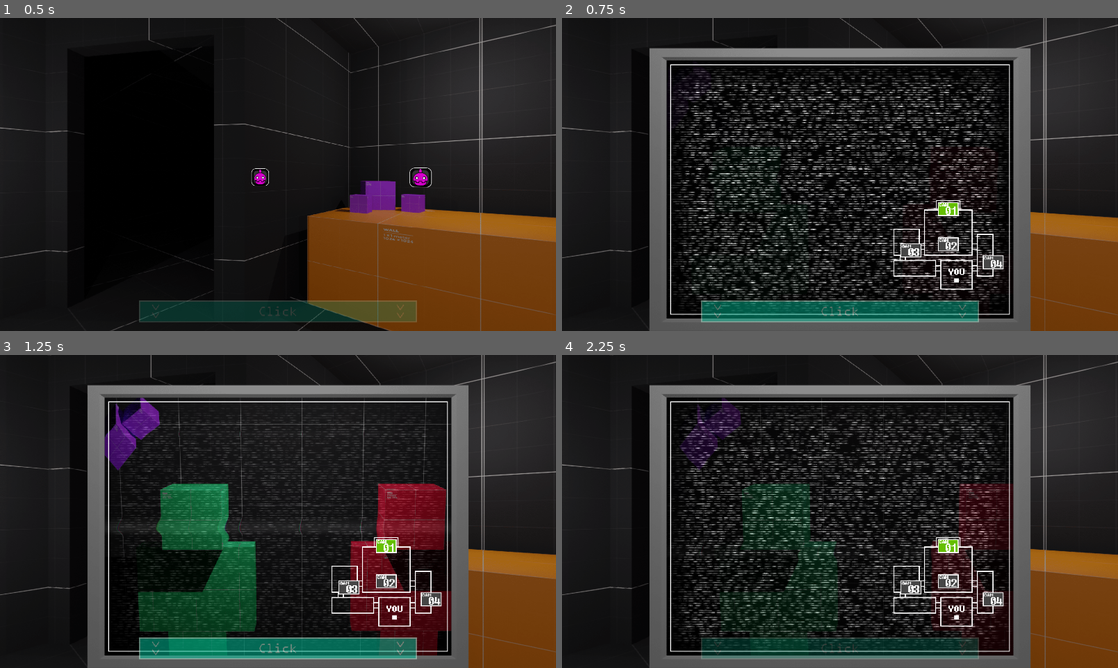
Above: before the commit, frames 1-4 (two rows, left to right).
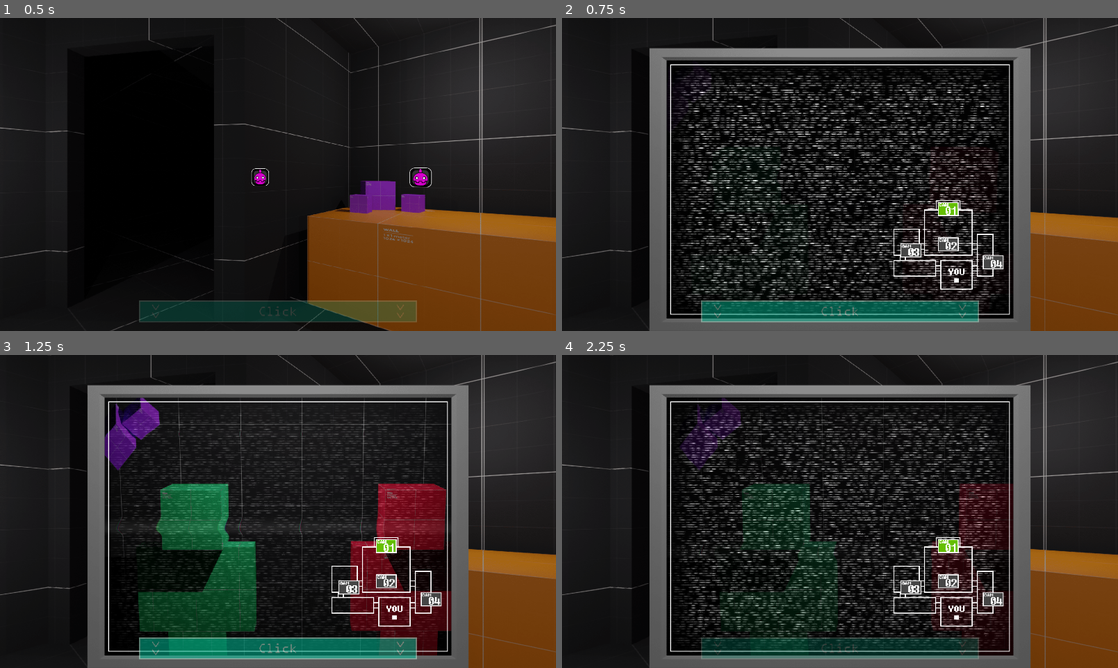
Above: after the commit, the same moments.

Repository: Oplexitie/Cupcakes-Framework
Game: Godot game, scene res://Scenes/Nights/nights.tscn
Same seed, same stepped clock (60 frames per second), same inputs: the game is played once before the commit and once after it.
Inputs (mouse positions are in pixels of both pictures, inside the frame that each line leads up to):
- Up to frame 1 (0.5 s): no input
- Up to frame 2 (0.75 s): click (840, 315) at 0.5 s
- Up to frame 3 (1.25 s): no input
- Up to frame 4 (2.25 s): click (945, 580) at 1.25 s; click (945, 545) at 2 s

Frame 1 is identical in both runs. In frame 2, 14% of the frame differs, in the area x 19-81%, y 15-95%; in frame 3, 2.7%; in frame 4, 12%.

Commit message:
refactoring of ai and camera

Diff:
--- a/AnimationTree/animtree_camera.tres
+++ b/AnimationTree/animtree_camera.tres
@@ -26,12 +26,12 @@
 start_node = "static_boot"
 
 [resource]
-graph_offset = Vector2( -294.25, -22.2872 )
+graph_offset = Vector2( -256.941, -66.2181 )
 nodes/Add2/node = SubResource( 17 )
 nodes/Add2/position = Vector2( 480, 80 )
 nodes/CameraScroll/node = SubResource( 11 )
 nodes/CameraScroll/position = Vector2( 260, 180 )
 nodes/StaticState/node = SubResource( 16 )
-nodes/StaticState/position = Vector2( 260, -60 )
+nodes/StaticState/position = Vector2( 260, 40 )
 nodes/output/position = Vector2( 680, 80 )
-node_connections = [ "Add2", 0, "StaticState", "Add2", 1, "CameraScroll", "output", 0, "Add2" ]
+node_connections = [ "output", 0, "Add2", "Add2", 0, "StaticState", "Add2", 1, "CameraScroll" ]
--- a/Scenes/Nights/nights.tscn
+++ b/Scenes/Nights/nights.tscn
@@ -1,11 +1,10 @@
-[gd_scene load_steps=53 format=2]
-
-[ext_resource path="res://Scripts/Nights/Camera/cam_updater.gd" type="Script" id=1]
-[ext_resource path="res://Scripts/Nights/chara_ai.gd" type="Script" id=2]
+[gd_scene load_steps=54 format=2]
+
+[ext_resource path="res://Scripts/Nights/AI/ai_manager.gd" type="Script" id=2]
 [ext_resource path="res://Scripts/Nights/Office/off_manager.gd" type="Script" id=3]
 [ext_resource path="res://Scripts/Nights/Office/off_scrolling.gd" type="Script" id=4]
 [ext_resource path="res://Scripts/Nights/tablet_manager.gd" type="Script" id=5]
-[ext_resource path="res://Scripts/Nights/Camera/cam_manager.gd" type="Script" id=6]
+[ext_resource path="res://Scripts/Nights/Camera/Setups/default_setup.gd" type="Script" id=6]
 [ext_resource path="res://Shaders/equirectangular_perspective.gdshader" type="Shader" id=7]
 [ext_resource path="res://Shaders/crt_wave.gdshader" type="Shader" id=8]
 [ext_resource path="res://AnimationTree/animtree_camera.tres" type="AnimationNodeBlendTree" id=9]
@@ -20,6 +19,8 @@
 [ext_resource path="res://Graphics/HUD/cam_buttons.png" type="Texture" id=18]
 [ext_resource path="res://Graphics/HUD/cam_bmap.png" type="Texture" id=19]
 [ext_resource path="res://Graphics/CamRooms/room1.png" type="Texture" id=20]
+[ext_resource path="res://Scripts/Nights/AI/Characters/red_ai.gd" type="Script" id=21]
+[ext_resource path="res://Scripts/Nights/AI/Characters/green_ai.gd" type="Script" id=22]
 
 [sub_resource type="RectangleShape2D" id=46]
 extents = Vector2( 380, 380 )
@@ -346,12 +347,12 @@
 [node name="CameraElements" type="Node2D" parent="."]
 visible = false
 script = ExtResource( 6 )
+rooms = [ [ 1, 1 ], [ 0, 0 ], [ 0, 0 ], [ 0, 0 ] ]
 
 [node name="CamRooms" type="Node2D" parent="CameraElements"]
 position = Vector2( -320, 0 )
 scale = Vector2( 1.5, 1.5 )
 z_index = 15
-script = ExtResource( 1 )
 
 [node name="room1" type="Sprite" parent="CameraElements/CamRooms"]
 position = Vector2( 454.333, 98.333 )
@@ -359,7 +360,7 @@
 centered = false
 vframes = 4
 region_enabled = true
-region_rect = Rect2( 0, 0, 1280, 2880 )
+region_rect = Rect2( 40.3283, 0, 798, 2372 )
 
 [node name="room2" type="Sprite" parent="CameraElements/CamRooms"]
 visible = false
@@ -368,7 +369,7 @@
 centered = false
 vframes = 4
 region_enabled = true
-region_rect = Rect2( 56.2885, 0, 798, 2372 )
+region_rect = Rect2( 93.6717, 0, 798, 2372 )
 
 [node name="room3" type="Sprite" parent="CameraElements/CamRooms"]
 visible = false
@@ -377,7 +378,7 @@
 centered = false
 vframes = 2
 region_enabled = true
-region_rect = Rect2( 268, 0, 798, 1186 )
+region_rect = Rect2( 84.9949, 0, 798, 1186 )
 
 [node name="room4" type="Sprite" parent="CameraElements/CamRooms"]
 visible = false
@@ -386,7 +387,7 @@
 centered = false
 vframes = 2
 region_enabled = true
-region_rect = Rect2( 122.378, 0, 798, 1186 )
+region_rect = Rect2( 263.662, 0, 798, 1186 )
 
 [node name="CamButtons" type="Node2D" parent="CameraElements"]
 z_index = 19
@@ -444,10 +445,10 @@
 mouse_filter = 2
 
 [node name="Static" type="AnimatedSprite" parent="CameraElements/CamHUD"]
-modulate = Color( 1, 1, 1, 0.235294 )
+modulate = Color( 1, 1, 1, 0.29285 )
 position = Vector2( 361, 147.1 )
 frames = SubResource( 3 )
-frame = 3
+frame = 2
 speed_scale = 5.0
 playing = true
 centered = false
@@ -479,13 +480,21 @@
 [node name="CharacterAI" type="Node2D" parent="."]
 visible = false
 script = ExtResource( 2 )
-cam_feed_path = NodePath("../CameraElements/CamRooms")
-
-[node name="RedTimer" type="Timer" parent="CharacterAI"]
+red_level = 20
+green_level = 20
+
+[node name="Red" type="Node2D" parent="CharacterAI"]
+script = ExtResource( 21 )
+
+[node name="RedTimer" type="Timer" parent="CharacterAI/Red"]
 wait_time = 4.97
 autostart = true
 
-[node name="GreenTimer" type="Timer" parent="CharacterAI"]
+[node name="Green" type="Node2D" parent="CharacterAI"]
+script = ExtResource( 22 )
+character = 1
+
+[node name="GreenTimer" type="Timer" parent="CharacterAI/Green"]
 wait_time = 3.02
 autostart = true
 
@@ -506,5 +515,5 @@
 [connection signal="pressed" from="CameraElements/CamButtons/room2" to="CameraElements" method="_on_click_cam" binds= [ 1 ]]
 [connection signal="pressed" from="CameraElements/CamButtons/room3" to="CameraElements" method="_on_click_cam" binds= [ 2 ]]
 [connection signal="pressed" from="CameraElements/CamButtons/room4" to="CameraElements" method="_on_click_cam" binds= [ 3 ]]
-[connection signal="timeout" from="CharacterAI/RedTimer" to="CharacterAI" method="_char_timer_timeout" binds= [ 0 ]]
-[connection signal="timeout" from="CharacterAI/GreenTimer" to="CharacterAI" method="_char_timer_timeout" binds= [ 1 ]]
+[connection signal="timeout" from="CharacterAI/Red/RedTimer" to="CharacterAI/Red" method="_char_timer_timeout"]
+[connection signal="timeout" from="CharacterAI/Green/GreenTimer" to="CharacterAI/Green" method="_char_timer_timeout"]
--- /dev/null
+++ b/Scripts/Nights/AI/Characters/green_ai.gd
@@ -0,0 +1,16 @@
+extends AI
+
+func move_options():
+	match char_pos:
+		0:
+			move(3,0)
+		1:
+			move(0,1)
+		2:
+			move(1,3)
+		3:
+			char_pos = 0
+			move_options()
+
+func _char_timer_timeout():
+	move_check()
--- /dev/null
+++ b/Scripts/Nights/AI/Characters/red_ai.gd
@@ -0,0 +1,16 @@
+extends AI
+
+func move_options():
+	match char_pos:
+		0:
+			move(2,0)
+		1:
+			move(0,1)
+		2:
+			move(1,2)
+		3:
+			char_pos = 0
+			move_options()
+
+func _char_timer_timeout():
+	move_check()
--- /dev/null
+++ b/Scripts/Nights/AI/ai.gd
@@ -0,0 +1,45 @@
+extends Node2D
+class_name AI
+
+export(int, "Red", "Green") var character: int
+
+var char_level: int
+var char_pos: int
+var empty_room: Array
+
+onready var camera = get_node("/root/Nights/CameraElements")
+
+func _ready():
+	# Sets up stuff for _is_room_populated()
+	var room_sizes: int = camera.rooms[0].size()
+	empty_room.resize(room_sizes)
+
+func has_passed_check() -> bool:
+	return true if char_level >= randi()%20+1 else false
+
+func _is_room_populated(room: int) -> bool:
+	return false if camera.rooms[room] == empty_room else true
+
+func move_check():
+	# Handles whether character moves or not (depending on char_level)
+	if has_passed_check():
+		char_pos +=1
+		move_options()
+
+func move_options():
+	pass
+
+func move(from_room: int, to_room: int, check_next_room: bool = false, newstate: int = 1):
+	# (1) This function handles character movement from one room to another or character state
+	# changes in a room (handled by newstate).
+	# (2) You can also have the character check the room it's going to, to see if it's empty, this
+	# will determine whether the character enters the room (when false) or not (when true).
+	if check_next_room:
+		if _is_room_populated(to_room):
+			char_pos -= 1
+			return
+
+	camera.rooms[from_room][character] = 0
+	camera.rooms[to_room][character] = newstate
+
+	camera.update_rooms([from_room,to_room])
--- /dev/null
+++ b/Scripts/Nights/AI/ai_manager.gd
@@ -0,0 +1,9 @@
+extends Node2D
+
+export(int, 0, 20) var red_level: int
+export(int, 0, 20) var green_level: int
+
+func _ready():
+	randomize()
+	$Red.char_level = red_level
+	$Green.char_level = green_level
--- /dev/null
+++ b/Scripts/Nights/Camera/Setups/default_setup.gd
@@ -0,0 +1,44 @@
+extends GameCamera
+
+func update_rooms(rooms_to_update: Array):
+	# This handles the camera feeds based on the character positions
+	for i in rooms_to_update:
+		match i:
+			0:
+				match rooms[0]:
+					[0,0]:
+						all_feeds[0].frame = 3
+					[1,0]:
+						all_feeds[0].frame = 2
+					[0,1]:
+						all_feeds[0].frame = 1
+					[1,1]:
+						all_feeds[0].frame = 0
+			1:
+				match rooms[1]:
+					[0,0]:
+						all_feeds[1].frame = 3
+					[1,0]:
+						all_feeds[1].frame = 2
+					[0,1]:
+						all_feeds[1].frame = 1
+					[1,1]:
+						all_feeds[1].frame = 0
+			2:
+				match rooms[2]:
+					[0,0]:
+						all_feeds[2].frame = 1
+					[1,0]:
+						all_feeds[2].frame = 0
+			3:
+				match rooms[3]:
+					[0,0]:
+						all_feeds[3].frame = 1
+					[0,1]:
+						all_feeds[3].frame = 0
+
+		if current_feed == i:
+			play_static()
+
+func _on_click_cam(clicked_cam: int):
+	switch_feed(clicked_cam)
--- a/Scripts/Nights/Camera/cam_manager.gd
+++ /dev/null
@@ -1,31 +0,0 @@
-extends Node2D
-
-var current_feed: int = 0
-var all_feeds: Array = []
-var all_buttons: Array = []
-
-onready var animtree: AnimationTree = $AnimationTree
-onready var tree_state_machine = animtree["parameters/StaticState/playback"]
-
-func _ready():
-	# Adds the camera feeds and buttons into arrays so they can be synced up in 'func _on_click_cam'
-	for i in $CamRooms.get_children():
-		all_feeds.append(i)
-	for i in $CamButtons.get_children():
-		all_buttons.append(i)
-
-	$CamRooms.update_rooms([0,1,2,3])
-
-func _on_click_cam(to_feed: int):
-	# This handles camera switching, but blocks it when clicking the same camera button
-	if current_feed != to_feed:
-		tree_state_machine.start("static_boot")
-		animtree.advance(0)		# this fixes a problem where the static plays 1 frame too late
-
-		all_feeds[current_feed].visible = false
-		all_buttons[current_feed].disabled = false
-
-		all_feeds[to_feed].visible = true
-		all_buttons[to_feed].disabled = true
-
-		current_feed = to_feed
--- a/Scripts/Nights/Camera/cam_updater.gd
+++ /dev/null
@@ -1,48 +0,0 @@
-extends Node2D
-
-# Each room has an array containing all of characters postitions, each index corresponds to a character
-# 0 = Empty ; 1 = Character in Room ; Other = Possible special poses for Characters in Room
-var room_visitors: Array = [[1,1],[0,0],[0,0],[0,0]]
-
-onready var camera: Node2D = get_parent()
-
-func update_rooms(rooms_to_update: Array):
-	# This handles the camera feeds based on the character positions
-	for i in rooms_to_update:
-		match i:
-			0:
-				match room_visitors[0]:
-					[0,0]:
-						camera.all_feeds[0].frame = 3
-					[1,0]:
-						camera.all_feeds[0].frame = 2
-					[0,1]:
-						camera.all_feeds[0].frame = 1
-					[1,1]:
-						camera.all_feeds[0].frame = 0
-			1:
-				match room_visitors[1]:
-					[0,0]:
-						camera.all_feeds[1].frame = 3
-					[1,0]:
-						camera.all_feeds[1].frame = 2
-					[0,1]:
-						camera.all_feeds[1].frame = 1
-					[1,1]:
-						camera.all_feeds[1].frame = 0
-			2:
-				match room_visitors[2]:
-					[0,0]:
-						camera.all_feeds[2].frame = 1
-					[1,0]:
-						camera.all_feeds[2].frame = 0
-			3:
-				match room_visitors[3]:
-					[0,0]:
-						camera.all_feeds[3].frame = 1
-					[0,1]:
-						camera.all_feeds[3].frame = 0
-
-		if camera.current_feed == i:
-			camera.tree_state_machine.start("static_boot")
-			camera.animtree.advance(0)	# this fixes a problem where the static plays 1 frame too late
--- /dev/null
+++ b/Scripts/Nights/Camera/camera.gd
@@ -0,0 +1,41 @@
+extends Node2D
+class_name GameCamera
+
+export var rooms: Array
+
+var current_feed: int = 0
+var all_feeds: Array
+var all_buttons: Array
+
+onready var animtree: AnimationTree = $AnimationTree
+onready var tree_state_machine = animtree["parameters/StaticState/playback"]
+
+func _ready():
+	# Adds the camera feeds and buttons into arrays so they can be synced up in 'func _on_click_cam'
+	for i in $CamRooms.get_children(): all_feeds.append(i)
+	for i in $CamButtons.get_children(): all_buttons.append(i)
+
+	# Gets the camera feed id's, then sets them up with the right frame
+	var rooms_to_setup : Array = []
+	for i in all_feeds.size(): rooms_to_setup.append(i)
+	update_rooms(rooms_to_setup)
+
+func update_rooms(_rooms_to_update: Array):
+	pass
+
+func play_static():
+	tree_state_machine.start("static_boot")
+	animtree.advance(0)	# this fixes a problem where the static plays 1 frame too late
+
+func switch_feed(to_feed: int):
+	# This handles camera switching, but blocks it when clicking the same camera button
+	if current_feed != to_feed:
+		play_static()
+
+		all_feeds[current_feed].visible = false
+		all_buttons[current_feed].disabled = false
+
+		all_feeds[to_feed].visible = true
+		all_buttons[to_feed].disabled = true
+
+		current_feed = to_feed
--- a/Scripts/Nights/Office/off_scrolling.gd
+++ b/Scripts/Nights/Office/off_scrolling.gd
@@ -9,18 +9,19 @@
 # [NodePath, EdgeSpeed_x(int), SpeedClamp_left(int), SizeClamp_right(int)]
 export var item_offsets: Array = []
 
-var scroll_area: Dictionary = { "Left": 0, "Right": 0 }
+var scroll_area_left: float
+var scroll_area_right: float
+var scroll_amount: float = 0
 var can_move: bool = true
-var scroll_amount: float = 0
 
 func _ready():
 	var view_size_x: float = get_viewport().size.x
 	# Made to fix a 1 pixel issue at the right of the screen when view_size_x isn't a whole number
-	var border_correcter_x: float = 1/(OS.get_window_size().x/view_size_x)
+	var border_correcter_x: float = 1 / (OS.get_window_size().x / view_size_x)
 
 	# This calculates the scroll area on both sides of the screen
-	scroll_area["Left"] = view_size_x / 3
-	scroll_area["Right"] = view_size_x - (scroll_area["Left"] + border_correcter_x)
+	scroll_area_left = view_size_x / 3
+	scroll_area_right = view_size_x - (scroll_area_left + border_correcter_x)
 
 	for i in item_offsets:
 		i[0] = get_node(i[0])
@@ -30,10 +31,10 @@
 
 	if can_move:
 		# Checks if the mouse is within one of the scroll areas, and scrolls if it is
-		if mouse_position.x < scroll_area["Left"]:
-			scroll_amount += (scroll_area["Left"] - mouse_position.x) * SCROLL_SPEED
-		elif mouse_position.x > scroll_area["Right"]:
-			scroll_amount += (scroll_area["Right"] - mouse_position.x) * SCROLL_SPEED
+		if mouse_position.x < scroll_area_left:
+			scroll_amount += (scroll_area_left - mouse_position.x) * SCROLL_SPEED
+		elif mouse_position.x > scroll_area_right:
+			scroll_amount += (scroll_area_right - mouse_position.x) * SCROLL_SPEED
 
 	scroll_amount = clamp(scroll_amount, -SCROLL_CLAMP, SCROLL_CLAMP)
 
--- a/Scripts/Nights/chara_ai.gd
+++ /dev/null
@@ -1,59 +0,0 @@
-extends Node2D
-
-export var cam_feed_path: NodePath
-
-var char_levels: Array = [20,20]		# Character difficulty levels [character1,character2]
-var char_pos: Array = [0,0]	# Character positions [character1,character2]
-
-onready var cam_feed = get_node(cam_feed_path)
-
-func _ready():
-	randomize()
-
-func update_ai_pos(character: int):
-	# This function updates the characters position based on the 'char_pos' value
-	match character:
-		0:
-			match char_pos[0]:
-				0:
-					ai_move(2,0,0)
-				1:
-					ai_move(0,1,0)
-				2:
-					ai_move(1,2,0)
-				3:
-					char_pos[0] = 0
-					update_ai_pos(0)
-		1:
-			match char_pos[1]:
-				0:
-					ai_move(3,0,1)
-				1:
-					ai_move(0,1,1)
-				2:
-					ai_move(1,3,1)
-				3:
-					char_pos[1] = 0
-					update_ai_pos(1)
-
-func ai_move(from_room: int, to_room: int, character: int, checknextroom: bool = false, newstate: int = 1):
-	# (1) This function handles character movement from one room to another or changing the
-	# characters state in a room (handled by newstate).
-	# (2) You can also have the character check the next room it's going to, to see if it's empty,
-	# this will determine whether the character enters the room (when false) or not (when true).
-	if checknextroom:
-		# If used make sure the array size is the same as room_visitors
-		if cam_feed.room_visitors[to_room] != [0,0]:
-			char_pos[character]-=1
-			return
-
-	cam_feed.room_visitors[from_room][character]=0
-	cam_feed.room_visitors[to_room][character]=newstate
-
-	cam_feed.update_rooms([from_room,to_room])
-
-func _char_timer_timeout(character: int):
-	# Triggers when one of the character timers is done, and handles character movement/difficutly
-	if char_levels[character] >= randi()%20+1:
-		char_pos[character] +=1
-		update_ai_pos(character)
--- a/Scripts/Nights/tablet_manager.gd
+++ b/Scripts/Nights/tablet_manager.gd
@@ -14,7 +14,7 @@
 
 func _on_click():
 	# This function handles if the tablet animation should be played fowards or backwards
-	if !is_tablet_up:
+	if not is_tablet_up:
 		tablet_sprite.play("lift",false)
 		tablet_sprite.visible = true
 		off_scroll.can_move = false
@@ -25,11 +25,10 @@
 
 func _tablet_animation_finished():
 	# At the end of the tablet animation, this activates and disables nodes
-	if !is_tablet_up:
+	if not is_tablet_up:
 		is_tablet_up = true
 		camera.visible = true
-		camera.tree_state_machine.start("static_boot")
-		camera.animtree.advance(0)	# this fixes a problem where the static plays 1 frame too late
+		camera.play_static()
 	else:
 		is_tablet_up = false
 		tablet_sprite.visible = false
--- a/project.godot
+++ b/project.godot
@@ -7,6 +7,22 @@
 ;   param=value ; assign values to parameters
 
 config_version=4
+
+_global_script_classes=[ {
+"base": "Node2D",
+"class": "AI",
+"language": "GDScript",
+"path": "res://Scripts/Nights/AI/ai.gd"
+}, {
+"base": "Node2D",
+"class": "GameCamera",
+"language": "GDScript",
+"path": "res://Scripts/Nights/Camera/camera.gd"
+} ]
+_global_script_class_icons={
+"AI": "",
+"GameCamera": ""
+}
 
 [application]
 
